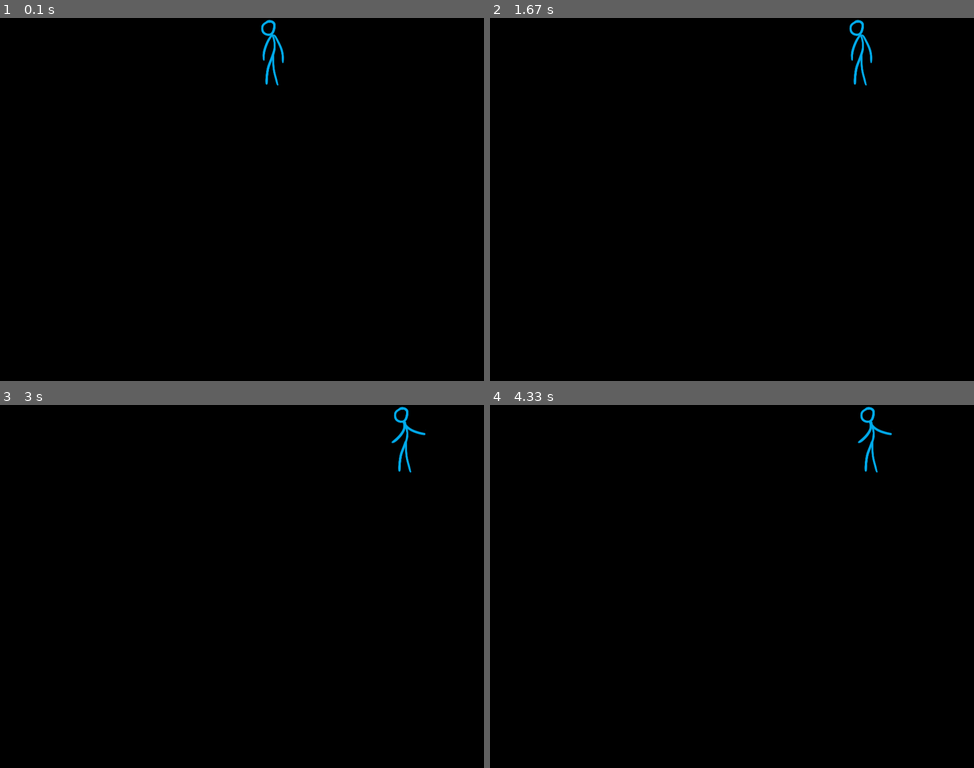
Above: before the commit, frames 1-4 (two rows, left to right).
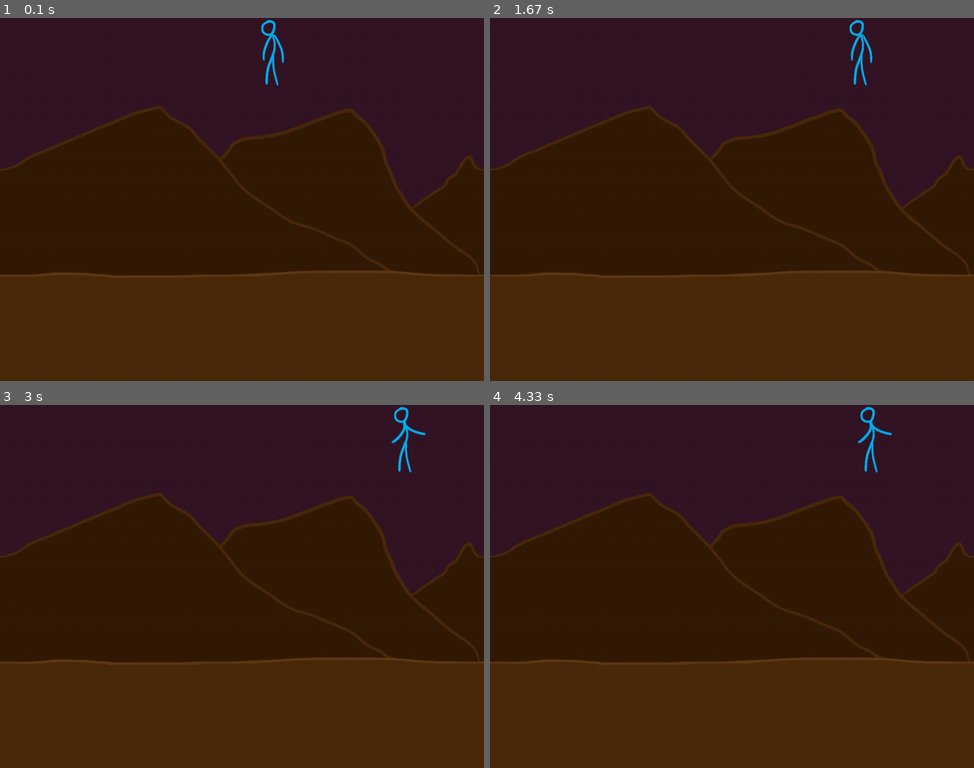
Above: after the commit, the same moments.

Repository: Atomotron/Learning-Pygame
Game: pygame game, started from examples/3_motion.py
The game is run twice, just before and just after one commit, with the same random seed, the same clock (stepped at 60 frames per second) and the same inputs.
Inputs:
- Up to frame 1 (0.1 s): no input
- Up to frame 2 (1.67 s): no input
- Up to frame 3 (3 s): no input
- Up to frame 4 (4.33 s): no input

The runs differ from the first frame. In frame 1, 100% of the frame differs, in the area x 0-100%, y 0-100%; in frame 2, 100%; in frame 3, 100%; in frame 4, 100%.

Commit message:
Using backgrounds.

Diff:
--- a/examples/3_motion.py
+++ b/examples/3_motion.py
@@ -6,6 +6,13 @@
 
 # Load the image, and "convert" it (optional step) into an optimal format.
 image = pygame.image.load("../img/spriteanim.png").convert_alpha()
+background = pygame.image.load("../img/PyBgrd2_Dunes.png").convert_alpha()
+
+def erase(rect): # Draw the background over an area to "erase" what's there.
+    screen.blit(background,rect.topleft,rect)
+erase(
+    screen.get_rect() # A rectangle that covers the whole screen.
+)
 
 # Looping shrug
 shrug_levels = [
@@ -41,9 +48,7 @@
     #Draw a black square to erase if the right button is pressed
     pressed_mouse_buttons = pygame.mouse.get_pressed() # a list of mouse buttons
     if pressed_mouse_buttons[2]: # 2nd element: right button
-        pygame.draw.rect(
-            screen,  #where to draw it
-            (0,0,0), #black
+        erase(
             pygame.Rect( # The rectangle to draw
                 pygame.mouse.get_pos(), # position
                 shrug_levels[shrug_level].get_size(), # width and height
@@ -55,9 +60,7 @@
 
     ### Draw a little animation
     # Black rectangle at previous position erases old image of man
-    pygame.draw.rect(
-        screen,  #where to draw it
-        (0,0,0), #black
+    erase(
         pygame.Rect( # The rectangle to draw
             pos,shrug_levels[shrug_level].get_size(), # width and height
         )
